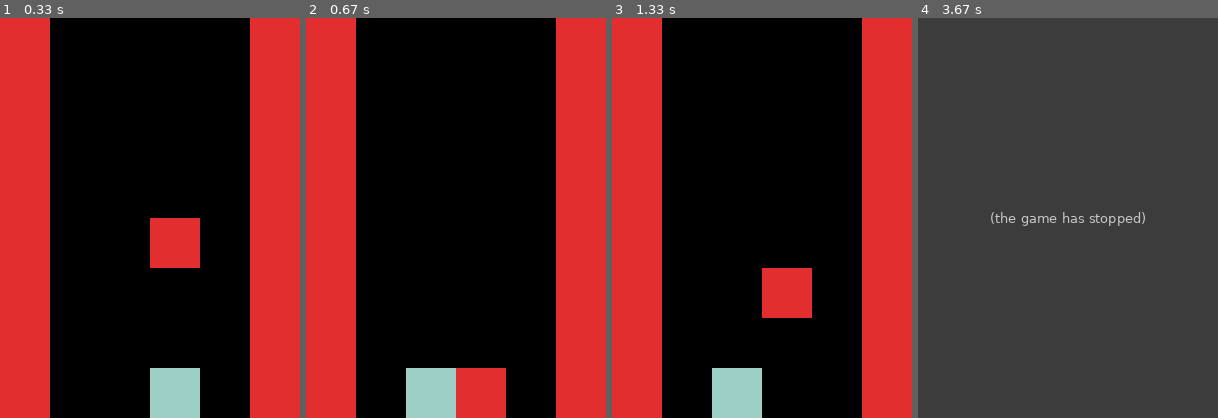
Above: before the commit, frames 1-4 (left to right).
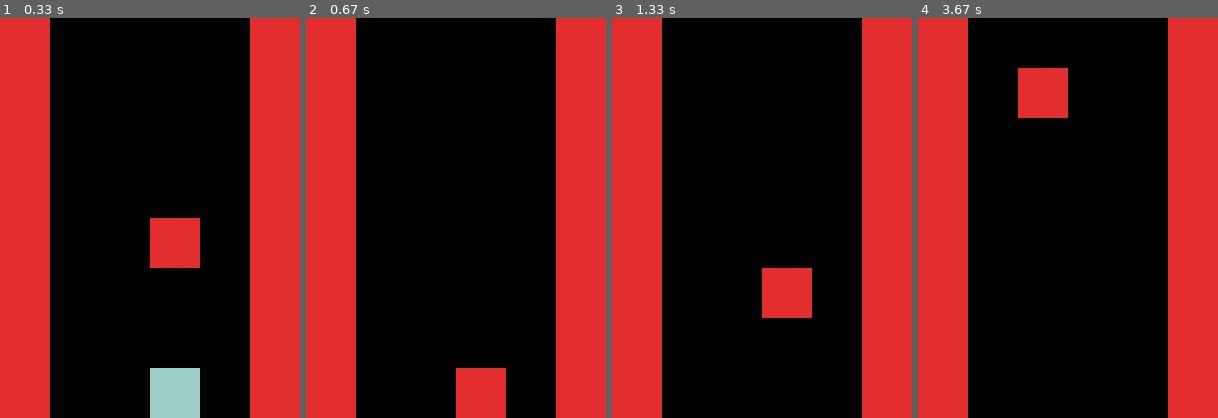
Above: after the commit, the same moments.

Repository: gunheekim90/pygame_avoid
Game: pygame game, started from pygame01.py
Same seed, same stepped clock (60 frames per second), same inputs: the game is played once before the commit and once after it.
Inputs:
- Up to frame 1 (0.33 s): no input
- Up to frame 2 (0.67 s): hold Space from 0.33 s (still down); hold Right from 0.33 s (still down)
- Up to frame 3 (1.33 s): release Space at 0.8 s; release Right at 0.8 s
- Up to frame 4 (3.67 s): hold Left 1.83-2.37 s

Frame 1 is identical in both runs. In frame 2, 2.1% of the frame differs, in the area x 33-50%, y 87-100%; in frame 3, 2.1%; in frame 4, 100%, in the area x 0-100%, y 0-100%.
Before the commit the program exited at 3.4 s; later frames show no game.

Commit message:
make manually move

Diff:
--- a/pygame01.py
+++ b/pygame01.py
@@ -13,6 +13,10 @@
 player_s = 50
 player_x = window_length // 2
 player_y = window_height - player_s
+
+x = window_length // 2
+y = window_height - player_s
+
 clock = pygame.time.Clock()
 block_rate = 10
 limit_left  = player_s
@@ -21,11 +25,13 @@
 enemy_positions = numpy.arange(start=limit_left, stop=limit_right, step=player_s)
 enemy_x = numpy.random.choice(a=enemy_positions)
 enemy_y = 0
+is_blue = True
 
 # return value is a Surface object for graphical operations
 screen = pygame.display.set_mode((window_length,window_height))
 done = False
 
+#this is for qutomatic user move
 def move_player(direction, player_x, player_s):
 	if direction == -1:
 		return player_x - player_s if player_x > limit_left else player_x
@@ -39,6 +45,14 @@
 	for event in pygame.event.get():
 		if event.type == pygame.QUIT:
 			done = True
+		if event.type == pygame.KEYDOWN and event.key == pygame.K_SPACE:
+			is_blue = not is_blue
+	#this is for manually user move
+	pressed = pygame.key.get_pressed()
+	if pressed[pygame.K_LEFT]:
+		x -= player_s if x > limit_left else x
+	if pressed[pygame.K_RIGHT]:
+		x += player_s if x < limit_right else x
 
 	print("Frame Number (Score): {frame_number}".format(frame_number=frame_number))
 	# each turn the enemy block goes down one space
@@ -57,15 +71,19 @@
 	# draw right boundary of the game screen
 	pygame.draw.rect(screen,wall_color, pygame.Rect(window_length-player_s,0,50,window_height))
 	# redraw the player block
-	pygame.draw.rect(screen,player_color, pygame.Rect(player_x,player_y,player_s,player_s))
+	pygame.draw.rect(screen,player_color, pygame.Rect(x,y,player_s,player_s))
 	# redraw the enemy block
 	pygame.draw.rect(screen,wall_color, pygame.Rect(enemy_x,enemy_y,player_s,player_s))
 	#increment the frame count
 	frame_number += 1
 
 	# check if enemy and player blocks have merged
-	if player_x == enemy_x and player_y == enemy_y:
-		print("GAME OVER")
+	#if player_x == enemy_x and player_y == enemy_y:
+	#	print("GAME OVER")
+	#	done = True
+
+	if x == enemy_x and y == enemy_y:
+		print("shit game is over")
 		done = True
 
 	pygame.display.flip()
Not shown, changed: pygame01.py.bak
